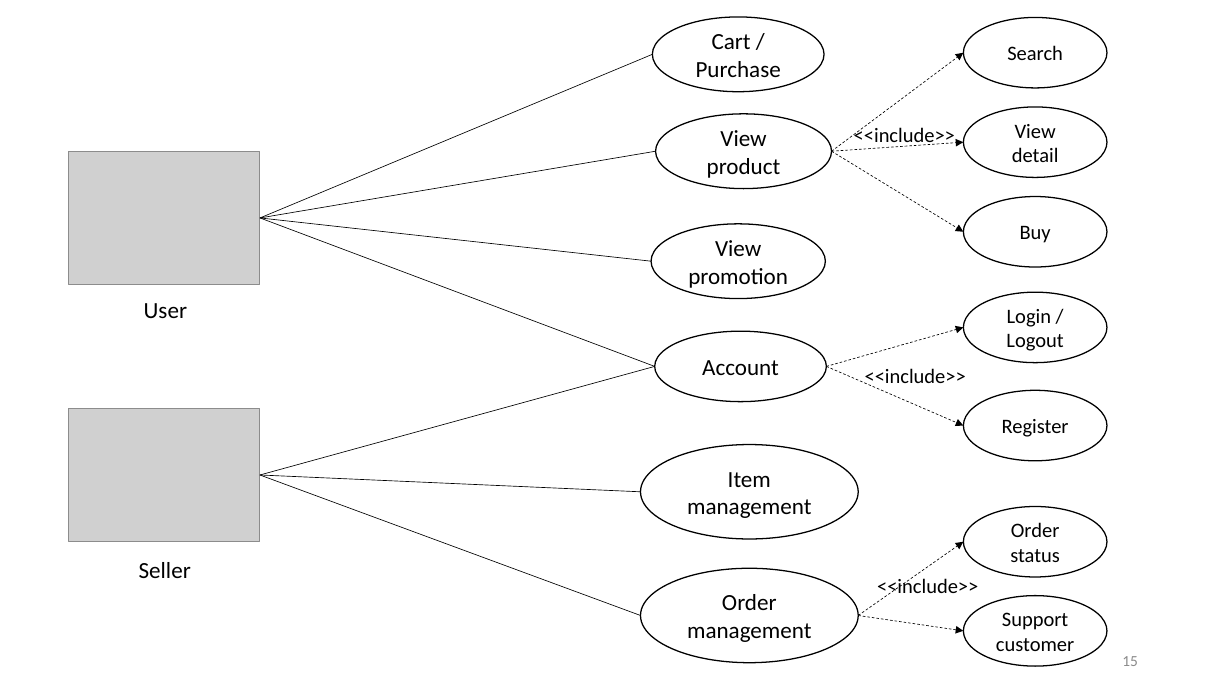
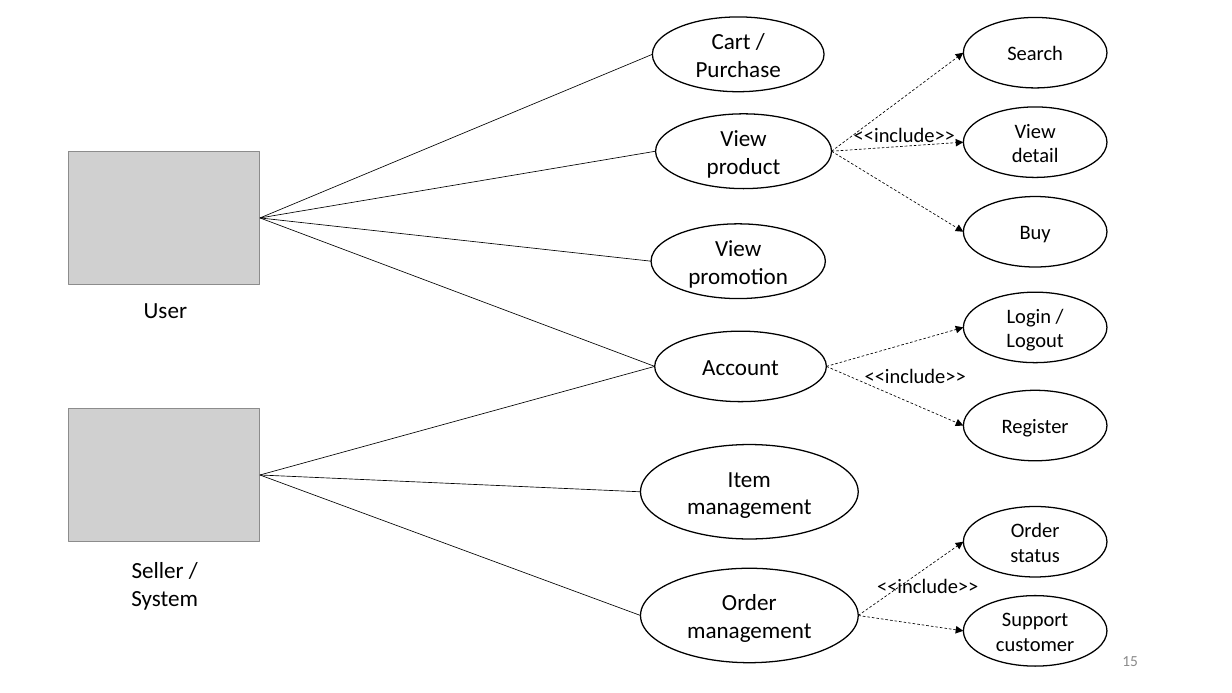
Before and after one commit to vutuanhai237/CourseMaterials, a slide deck: slide 15 of CS4273-Introduce to Software Engineering/Slides/Lab 2. Analysis.pptx. Drawn at 1232x693 pixels with LibreOffice and Linux fonts; fonts in the diff are those of the drawing; grey boxes stand for pictures. Boxes give left, top, right and bottom in pixels: in the first picture for what was removed or moved away, otherwise in the second. Text is boxed around its words. In the diff, an @@ line names an element or a change of style, - is before the commit and + after.

```diff
--- a/CS4273-Introduce to Software Engineering/Slides/Lab 2. Analysis.pptx
+++ b/CS4273-Introduce to Software Engineering/Slides/Lab 2. Analysis.pptx
@@ text at [131,562,198,610]: text changed @@
-Seller
+Seller / System
```
Also in this commit, not shown: 5 other slides changed, 32 other files.
